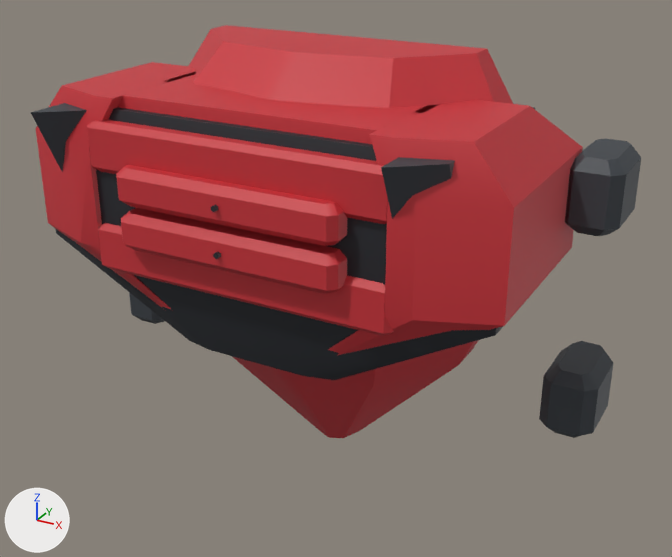
Before and after pictures for a commit that changed the FBX model Assets/Resources/ClamshellMeshes/LowerArmFront_Set02_Bastion.fbx.
One viewpoint serves both versions: a 50 mm lens placed at (0.329, -0.615, 0.277), pointed at (0.026, -0.066, 0.002). Every picture has the same lights, and +X, +Y and +Z are marked at lower left. The picture after the commit comes second. Where no turn or scale is listed for an object, it has been applied to the vertices.

In view in the first picture: 'LowerArmFront_Set02_Bastion'.
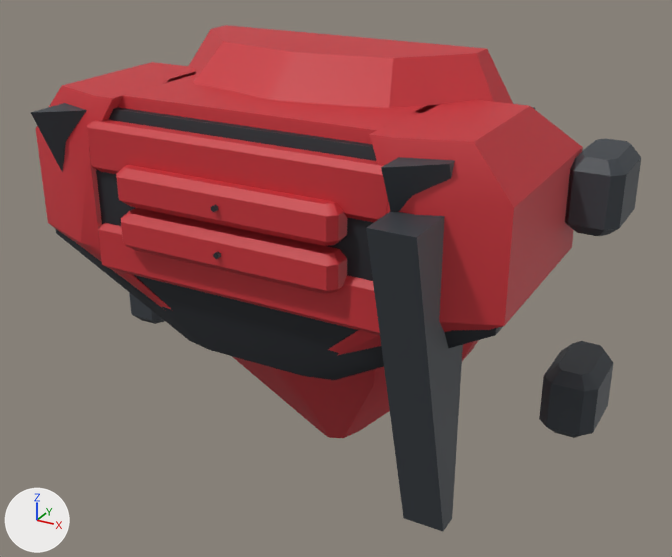
Diff of the bpy script that builds the scene:
```diff
--- a/Assets/Resources/ClamshellMeshes/LowerArmFront_Set02_Bastion.fbx.py
+++ b/Assets/Resources/ClamshellMeshes/LowerArmFront_Set02_Bastion.fbx.py
@@ me_lowerarmfront_set02_bastion_001 @@
 # used by ob_lowerarmfront_set02_bastion; location = (0.0, 0.0, 0.0)
-me_lowerarmfront_set02_bastion_001.from_pydata(...)  # 2856 vertices, 2772 faces; spans x -0.215..0.215, y -0.176..0.03, z -0.165..0.165
+me_lowerarmfront_set02_bastion_001.from_pydata(...)  # 2912 vertices, 2826 faces; spans x -0.215..0.215, y -0.192..0.03, z -0.165..0.165
+# me_lowerarmfront_set02_bastion_001 part 1: a new loose piece of 56 vertices spanning x 0.115..0.145, y -0.192..-0.112, z -0.139..0.099, in mat_frame (dark grey #3a3f45)
 me_lowerarmfront_set02_bastion_001.materials.append(mat_shell)
```

Location of each change, (x1, y1, x2, y2) in pixels of the pictures (672 x 557 px):
'LowerArmFront_Set02_Bastion', reshaped (22% taller): before (31, 25, 641, 438); after (31, 25, 641, 531)
part 1 of me_lowerarmfront_set02_bastion_001, added: after (366, 211, 463, 531)
